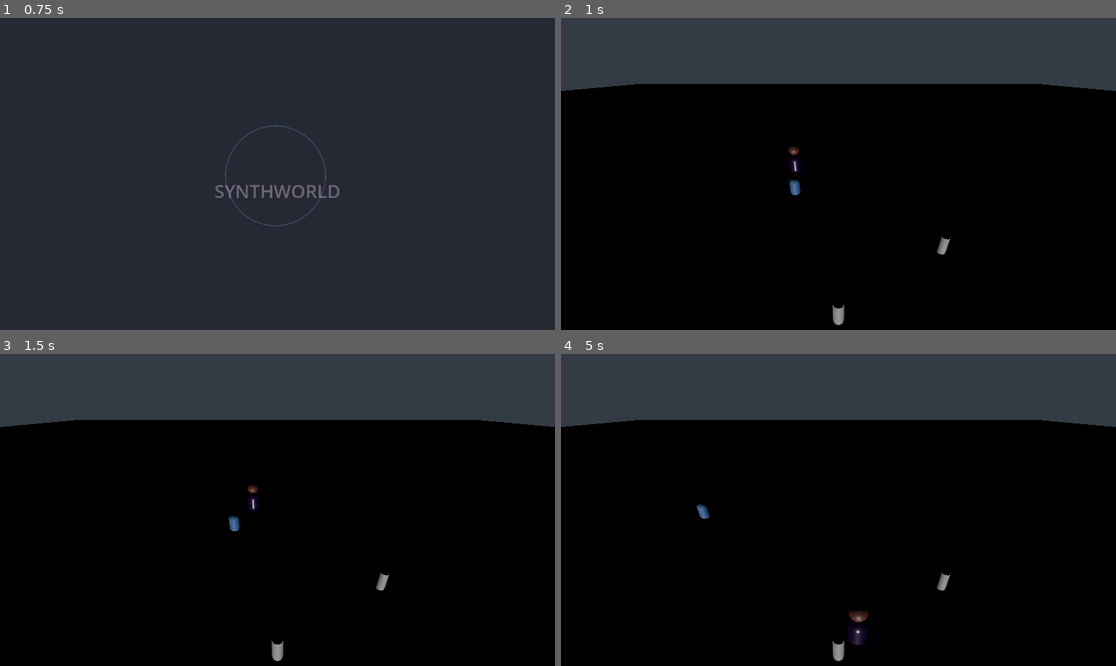
Above: before the commit, frames 1-4 (two rows, left to right).
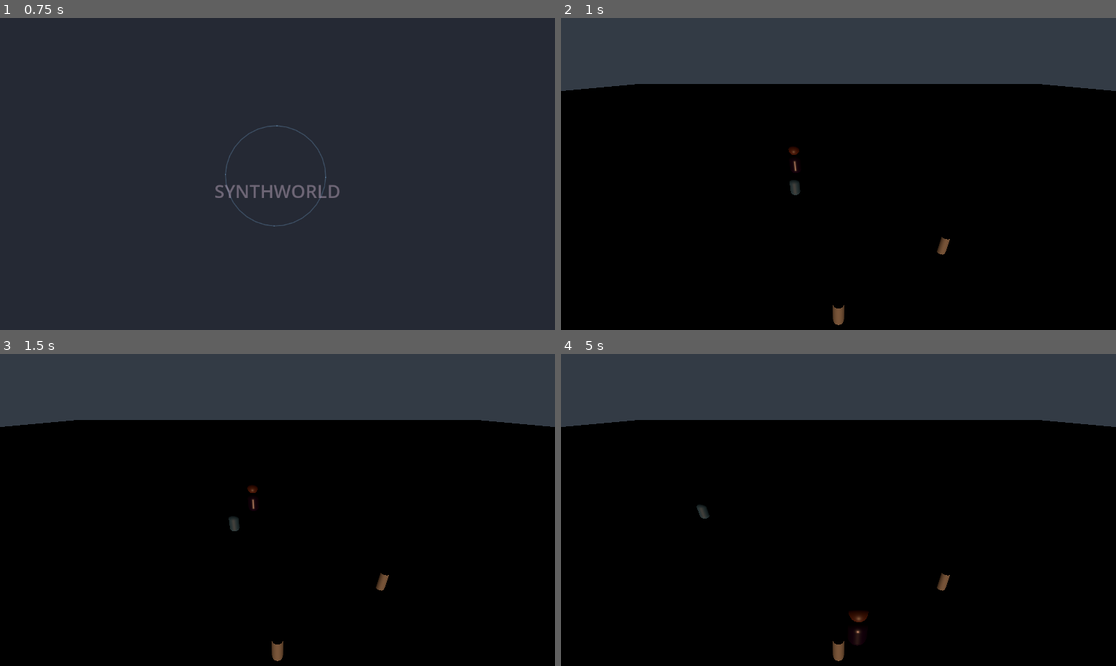
Above: after the commit, the same moments.

Repository: justappgrabbin/SYNTHWORLD-
Game: Godot game, scene res://Scenes/Intro.tscn
Same seed, same stepped clock (60 frames per second), same inputs: the game is played once before the commit and once after it.
Inputs (mouse positions are in pixels of both pictures, inside the frame that each line leads up to):
- Up to frame 1 (0.75 s): tap Enter at 0.5 s; move the mouse to (399, 158) at 0.52 s; click (399, 158) at 0.67 s
- Up to frame 2 (1 s): no input
- Up to frame 3 (1.5 s): move the mouse to (166, 525) at 1.27 s; click (166, 525) at 1.42 s
- Up to frame 4 (5 s): move the mouse to (894, 441) at 2.02 s; click (894, 441) at 2.17 s; move the mouse to (810, 572) at 2.77 s; click (810, 572) at 2.92 s; move the mouse to (1005, 556) at 3.52 s; click (1005, 556) at 3.67 s; move the mouse to (672, 463) at 4.27 s; click (672, 463) at 4.42 s

Frame 1 is identical in both runs. In frame 2, 0.4% of the frame differs, in the area x 41-71%, y 42-99%; in frame 3, 0.4%; in frame 4, 0.5%, in the area x 24-71%, y 48-99%.

Commit message:
Execute real scene lighting and proximity repairs; reject commands without effects

Diff:
--- a/game/Scripts/Engine/SentenceExecutor.gd
+++ b/game/Scripts/Engine/SentenceExecutor.gd
@@ -1,25 +1,44 @@
 extends Node
 class_name SentenceExecutor
 static func execute(ast:Dictionary,world:Node)->bool:
-    if not _condition_allows(String(ast.get("when","")),world):return false
-    var verb:=String(ast.get("verb",""));var object_id:=String(ast.get("object",""));var pos:=SentenceParser.parse_position(String(ast.get("at","(0,0,0)")))
+    var agent_id:=String(ast.get("agent","Cynthia"))
+    if not _condition_allows(String(ast.get("when","")),world,agent_id):return false
+    var verb:=String(ast.get("verb",""))
+    var object_id:=String(ast.get("object",""))
+    var position_text:=String(ast.get("at","(0,0,0)"))
+    if not SentenceParser.valid_position(position_text):return false
+    var pos:=SentenceParser.parse_position(position_text)
+    var applied:=false
     match verb:
         "build","spawn":
-            if object_id=="prop/tree":world.place_tree(pos)
-        "repair":world.repair_props_near(pos,1.5)
+            if object_id=="prop/tree":applied=world.place_tree(pos)!=null
+        "repair":
+            if object_id!="prop/tree":return false
+            var agent=world.get_node_or_null(agent_id)
+            if not agent is Node3D:return false
+            applied=world.repair_props_near(agent.global_position,1.5)>0
         "move":
-            var agent=world.get_node_or_null(String(ast.get("agent","Cynthia")))
-            if agent and agent.has_method("set_target"):agent.set_target(pos)
-        "emote":world.set_world_state("emotion",object_id)
-        "light":world.set_world_state("light",object_id)
-        "play":world.set_world_state("sound",object_id)
-        "set":world.set_world_state(object_id,ast.get("with",""))
+            var agent=world.get_node_or_null(agent_id)
+            if agent and agent.has_method("set_target"):
+                agent.set_target(pos)
+                applied=true
+        "emote","light","play","set":
+            var key:String=object_id if verb=="set" else {"emote":"emotion","light":"light","play":"sound"}[verb]
+            applied=world.set_world_state(key,ast.get("with","") if verb=="set" else object_id)
         _:return false
     var scene_id:=String(ast.get("scene",""))
-    if not scene_id.is_empty():YiJingResolver.apply_scene(scene_id,world)
+    if applied and not scene_id.is_empty():YiJingResolver.apply_scene(scene_id,world)
+    return applied
+static func _condition_allows(expr:String,world:Node,agent_id:String="Cynthia")->bool:
+    if expr.strip_edges().is_empty():return true
+    for raw_clause in expr.split("&"):
+        var clause:=raw_clause.strip_edges()
+        if clause=="prop.health<prop.max":
+            if not world.has_damaged_props():return false
+        elif clause=="distance(agent,object)<=1.5":
+            var agent=world.get_node_or_null(agent_id)
+            if not agent is Node3D or not world.has_damaged_props_near(agent.global_position,1.5):return false
+        elif clause=="mood.harmony>=0.7":
+            if float(world.world_state.get("mood.harmony",0.0))<0.7:return false
+        else:return false
     return true
-static func _condition_allows(expr:String,world:Node)->bool:
-    if expr.strip_edges().is_empty():return true
-    if expr.contains("prop.health<prop.max"):return world.has_damaged_props()
-    if expr.contains("mood.harmony>=0.7"):return float(world.world_state.get("mood.harmony",0.7))>=0.7
-    return false
--- a/game/Scripts/Engine/SentenceParser.gd
+++ b/game/Scripts/Engine/SentenceParser.gd
@@ -20,3 +20,9 @@
     var parts:=value.strip_edges().trim_prefix("(").trim_suffix(")").split(",")
     if parts.size()!=3:return Vector3.ZERO
     return Vector3(float(parts[0]),float(parts[1]),float(parts[2]))
+static func valid_position(value:String)->bool:
+    var parts:=value.strip_edges().trim_prefix("(").trim_suffix(")").split(",")
+    if parts.size()!=3:return false
+    for part in parts:
+        if not part.strip_edges().is_valid_float() or not is_finite(float(part)):return false
+    return true
--- a/game/Scripts/Systems/World.gd
+++ b/game/Scripts/Systems/World.gd
@@ -25,7 +25,22 @@
     for prop in props_root.get_children():
         if prop.has_method("is_damaged") and prop.is_damaged():return true
     return false
-func set_world_state(key:String,value)->void:world_state[key]=value
+func has_damaged_props_near(pos:Vector3,radius:float)->bool:
+    for prop in props_root.get_children():
+        if prop.has_method("is_damaged") and prop.is_damaged() and prop.global_position.distance_to(pos)<=radius:return true
+    return false
+func set_world_state(key:String,value)->bool:
+    if key=="light":
+        var sun:DirectionalLight3D=$Sun
+        match String(value):
+            "sky/ambient_dawn":sun.light_color=Color(1.0,0.72,0.5);sun.light_energy=0.65
+            "sky/storm":sun.light_color=Color(0.48,0.56,0.8);sun.light_energy=0.3
+            _:return false
+    elif key=="sound":
+        # No sound assets/player are supplied yet. Do not claim playback.
+        return false
+    world_state[key]=value
+    return true
 func _get_random_prop():
     var c:=props_root.get_child_count()
     if c==0:return null
--- /dev/null
+++ b/game/tests/execution_test.gd
@@ -0,0 +1,25 @@
+extends SceneTree
+var failures:=0
+func _initialize()->void:call_deferred("run")
+func check(condition:bool,message:String)->void:
+    if not condition:
+        push_error(message)
+        failures+=1
+func run()->void:
+    var world=load("res://Scenes/World.tscn").instantiate()
+    root.add_child(world)
+    current_scene=world
+    await process_frame
+    check(not SentenceExecutor.execute({"verb":"spawn","object":"vfx/missing"},world),"Unknown spawn reported success")
+    check(not SentenceExecutor.execute({"verb":"move","agent":"Missing","at":"(0,0,0)"},world),"Missing agent reported success")
+    check(not SentenceExecutor.execute({"verb":"build","object":"prop/tree","at":"(garbage,0,0)"},world),"Invalid position accepted")
+    check(SentenceExecutor.execute({"verb":"light","object":"sky/storm"},world),"Lighting failed")
+    check(is_equal_approx(world.get_node("Sun").light_energy,0.3),"Lighting did not reach actual scene")
+    check(not SentenceExecutor.execute({"verb":"play","object":"sfx/missing"},world),"Missing audio reported playback")
+    var tree=world.place_tree(Vector3(50,0,0));tree.damage(20)
+    check(not SentenceExecutor.execute({"agent":"Cynthia","verb":"repair","object":"prop/tree","when":"prop.health<prop.max & distance(agent,object)<=1.5"},world),"Repair ignored distance")
+    world.get_node("Cynthia").global_position=Vector3(50,0,0)
+    check(SentenceExecutor.execute({"agent":"Cynthia","verb":"repair","object":"prop/tree","when":"prop.health<prop.max & distance(agent,object)<=1.5"},world),"Nearby repair failed")
+    check(tree.health==90,"Repair did not alter actual health")
+    print("PASS: real lighting/repair, distance conditions, invalid actions and coordinates")
+    quit(1 if failures else 0)
